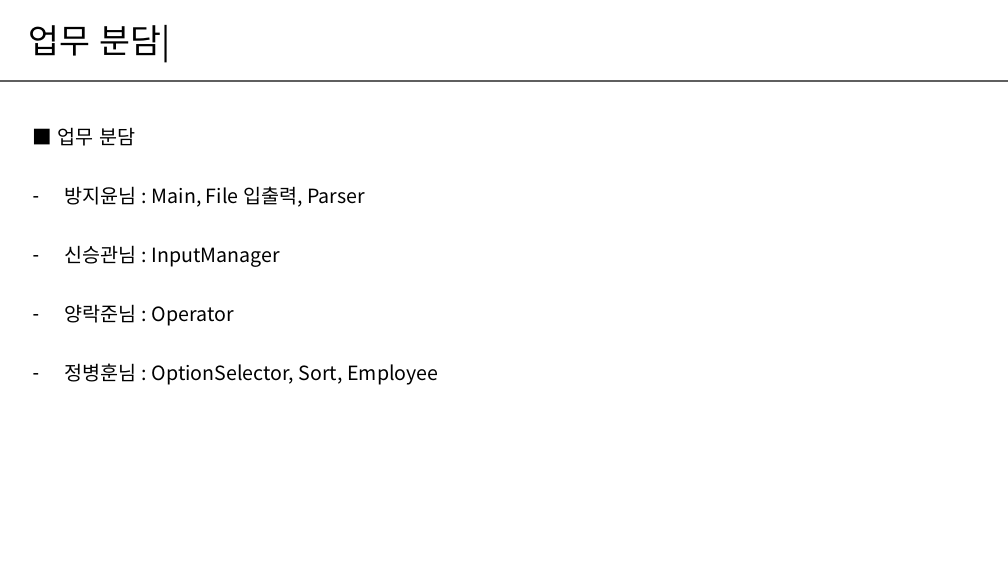
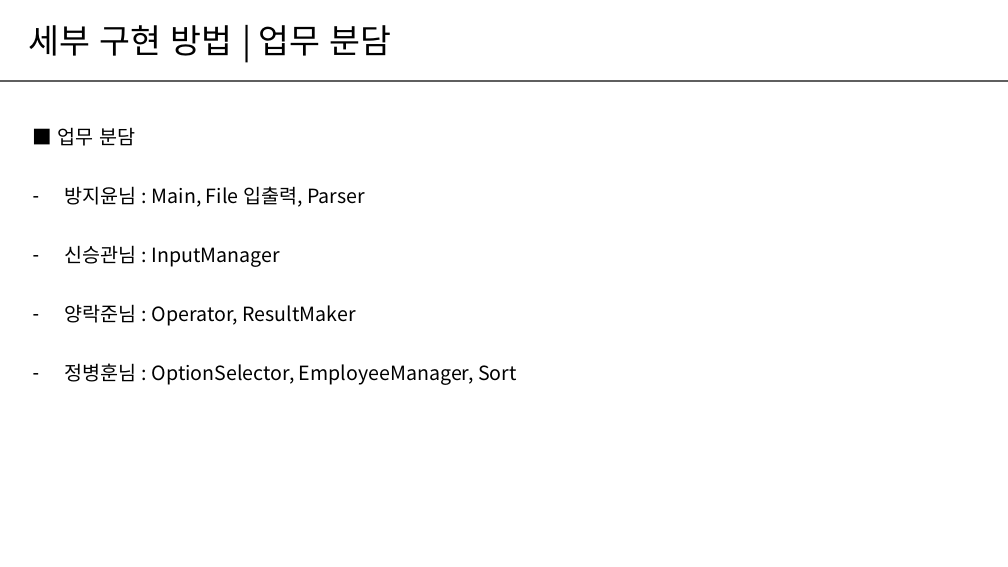
Before and after one commit to Rakjunyang/BeautifulCode, a slide deck: slide 10 of 팀프로젝트＿발표양식_B조.pptx. Drawn at 1008x567 pixels with LibreOffice and Linux fonts; fonts in the diff are those of the drawing. Boxes give left, top, right and bottom in pixels: in the first picture for what was removed or moved away, otherwise in the second. Text is boxed around its words. In the diff, an @@ line names an element or a change of style, - is before the commit and + after.

```diff
--- a/팀프로젝트＿발표양식_B조.pptx
+++ b/팀프로젝트＿발표양식_B조.pptx
@@ text at box(28, 25, 392, 56): text changed @@
-업무 분담|
+세부 구현 방법 | 업무 분담
@@ text at box(64, 304, 517, 385): text changed @@
-– 양락준님 : Operator
-– 정병훈님 : OptionSelector, Sort, Employee
+– 양락준님 : Operator, ResultMaker
+– 정병훈님 : OptionSelector, EmployeeManager, Sort
```
Also in this commit, not shown: 2 other slides changed, 7 slides added, 8 slides removed.
